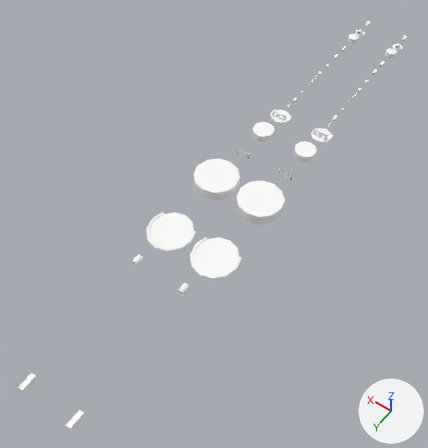
Two versions of the FBX model Assets/World objects/Turrets_raw/guns new.fbx, one commit apart.
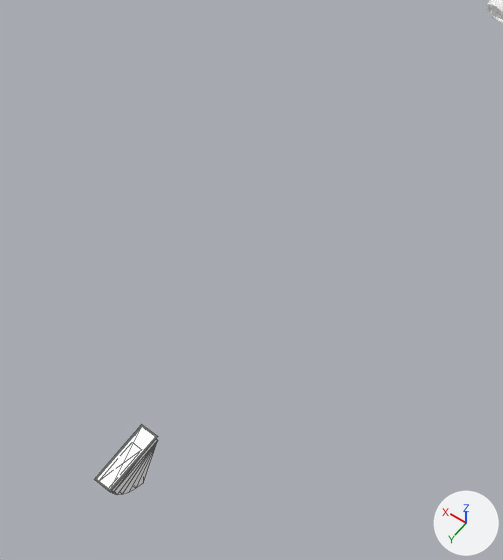
The first picture shows the older version from a camera (50 mm lens) standing at (-13.9, 27.1, 34.5) and looking at (3.0, 3.5, -2.5). The close-ups show both versions on the part from 9% to 43% of the width and 64% to 100% of the height of that picture; other places that the commit changed are outside them. The lights are fixed; the arrows at lower right show +X, +Y and +Z. The close-ups show mesh edges as thin lines.

Names of what the first close-up shows: 'Torpedo launcher frame', 'Torpedo launcher tube'.
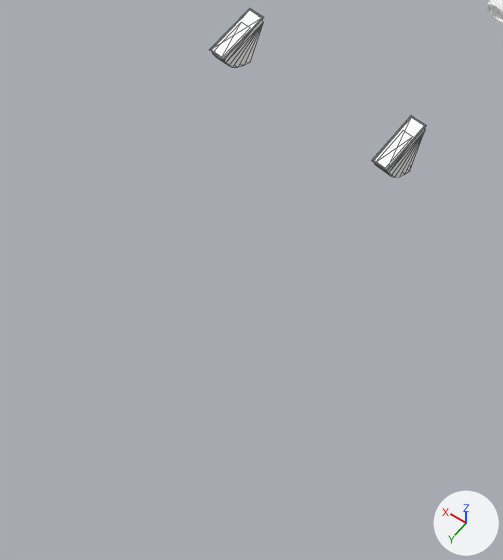
The change in detail:
Object 'Torpedo launcher frame' (ob_torpedo_launcher_frame) moves from (0.0, 21.74, 0.0) to (0.0, 14.53, 0.0).
Object 'Torpedo launcher frame flipped' (ob_torpedo_launcher_frame_flipped) moves from (4.0, 21.74, 0.0) to (4.0, 14.53, 0.0).
Object 'Torpedo launcher tube' (ob_torpedo_launcher_tube) moves from (0.0, 21.19, 0.02) to (0.0, 13.98, 0.02).
Object 'Torpedo launcher tube flipped' (ob_torpedo_launcher_tube_flipped) moves from (4.0, 21.19, 0.02) to (4.0, 13.98, 0.02).

Where the change shows, as pixel boxes [x1, y1, x2, y2] in the close-ups (503 x 560 px):
'Torpedo launcher tube', moved
    before: [96, 426, 158, 494]
    after: [374, 117, 425, 177]
'Torpedo launcher tube flipped', moved (not visible before)
    after: [211, 9, 263, 67]
'Torpedo launcher frame', moved
    before: [95, 425, 158, 492]
    after: [372, 116, 426, 171]
'Torpedo launcher frame flipped', moved (not visible before)
    after: [210, 8, 264, 60]
